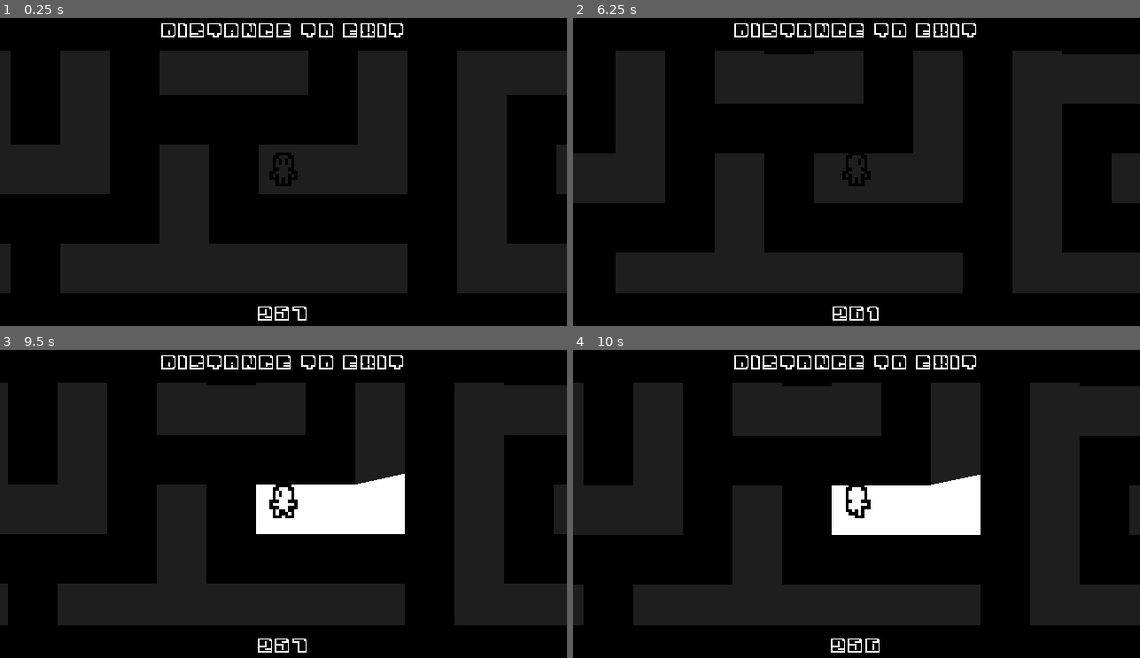
Above: before the commit, frames 1-4 (two rows, left to right).
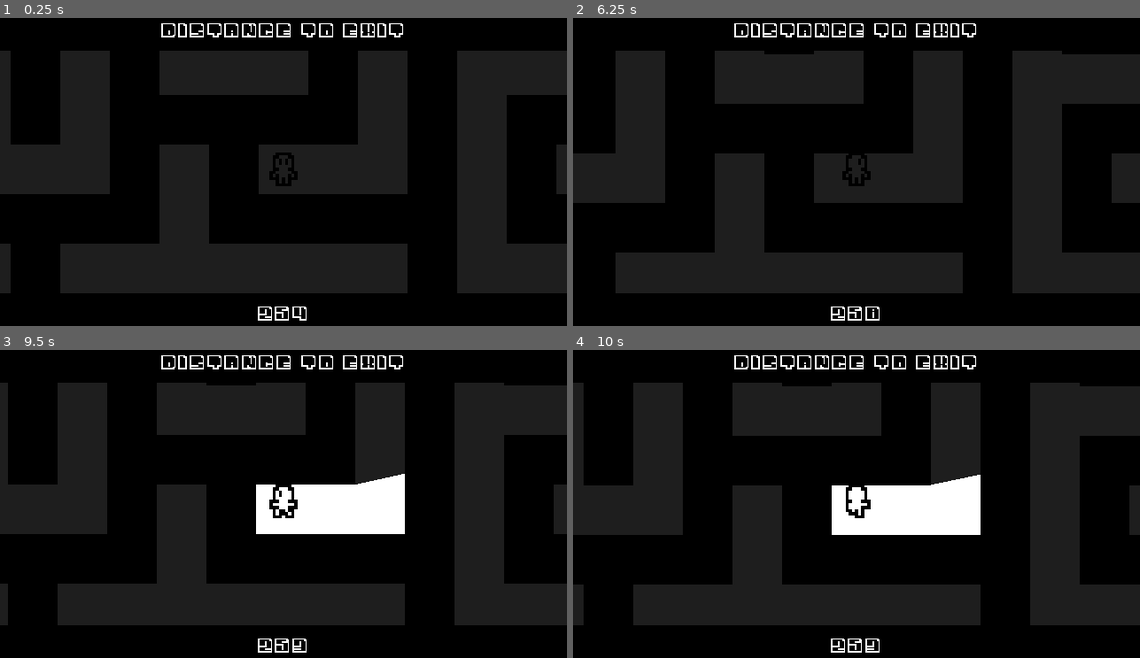
Above: after the commit, the same moments.

Repository: CasBogart/MINOTAUR
Game: Godot game, scene res://src/labyrinth.tscn
Same seed, same stepped clock (60 frames per second), same inputs: the game is played once before the commit and once after it.
Inputs:
- Up to frame 1 (0.25 s): no input
- Up to frame 2 (6.25 s): tap Enter at 0.5, 2, 3.5 s; hold Shift (run) 0.53-1.28 s; hold W (move_up) 0.53-5.78 s; tap Space (lantern_interact) at 1.25, 1.35, 2.75, 3.6, 4.25, 5.85 s; tap Shift (run) at 1.55, 2.85, 4.35, 6.05 s; hold Shift (run) 2.03-2.78 s; hold Shift (run) 3.53-4.28 s; hold Shift (run) 5.03-5.78 s; hold D (move_right) from 5.78 s (still down)
- Up to frame 3 (9.5 s): release D (move_right) at 6.53 s; hold Shift (run) 6.53-7.28 s; hold W (move_up) 6.53-8.78 s; tap Shift (run) at 7.35, 8.85 s; hold Shift (run) 8.03-8.78 s; tap Space (lantern_interact) at 8.1 s; hold A (move_left) from 8.78 s (still down)
- Up to frame 4 (10 s): release A (move_left) at 9.53 s; hold W (move_up) from 9.53 s (still down); hold Shift (run) from 9.53 s (still down)

The runs differ from the first frame. In frame 1, less than 0.1% of the frame differs, in the area x 51-54%, y 93-99%; in frame 2, 0.2%, in the area x 45-55%, y 93-99%; in frame 3, less than 0.1%; in frame 4, less than 0.1%.

Commit message:
some more bullshit ider

Diff:
--- a/common/minotaur/minotaur.gd
+++ b/common/minotaur/minotaur.gd
@@ -7,6 +7,7 @@
 @onready var search_area: Area2D = $SearchArea
 @onready var search_timer: Timer = $SearchTimer
 @onready var distract_timer: Timer = $DistractTimer
+@onready var follow_timer: Timer = $StateMachine/FollowTimer
 @onready var state_machine: StateMachine = $StateMachine
 @onready var collider: Area2D = $DeadEndCollider
 
@@ -23,6 +24,11 @@
 func _process(delta: float) -> void:
 	state_machine.process(delta)
 
+	if not state_machine.current_state == PursueState or (state_machine.current_state == FollowState and not nav_agent.target_position == get_tree().get_first_node_in_group("minotarget").position):
+		collider.monitoring = false
+	else:
+		collider.monitoring = true
+
 func _physics_process(delta: float) -> void:
 	state_machine.process_physics(delta)
 	raycast.target_position = (get_tree().get_first_node_in_group("minotarget").position - self.position)
@@ -34,20 +40,22 @@
 func _on_search_timer_timeout() -> void:
 	current_raycast_collider = raycast.get_collider()
 
-	if current_raycast_collider is CharacterBody2D and (current_raycast_collider.lantern.enabled or current_raycast_collider.velocity > Vector2(0, 0)) and not state_machine.current_state == PursueState:
+	if current_raycast_collider is CharacterBody2D and (current_raycast_collider.lantern.enabled or current_raycast_collider.velocity > Vector2(0, 0)) and not state_machine.current_state == PursueState and ((current_raycast_collider.position - self.position).length() < 100):
 		state_machine.change_state(PursueState)
 
 # make sure this works
 func _on_distract_timer_timeout() -> void:
 	Flags.mino_distracted = false
 
-## these should really be the same function but idc
+func _on_follow_timer_timeout() -> void:
+	if Flags.player_run_state:
+		nav_agent.target_position = get_tree().get_first_node_in_group("minotarget").position
+
 func player_follow(pos: Vector2):
+	follow_timer.start()
 	if not state_machine.current_state == PursueState and not state_machine.current_state == FollowState:
-		nav_agent.target_position = pos
 		state_machine.change_state(FollowState)
-	elif not state_machine.current_state == PursueState:
-		nav_agent.target_position = pos
+	nav_agent.target_position = pos
 
 func _on_dead_end_collider_body_entered(body: Node2D) -> void:
 	if body.is_in_group("minotarget"):
--- a/common/minotaur/minotaur.tscn
+++ b/common/minotaur/minotaur.tscn
@@ -106,6 +106,7 @@
 [node name="CollisionShape2D2" type="CollisionShape2D" parent="DeadEndCollider" unique_id=236905678]
 shape = SubResource("CircleShape2D_4nr3n")
 
+[connection signal="timeout" from="StateMachine/FollowTimer" to="." method="_on_follow_timer_timeout"]
 [connection signal="body_entered" from="SearchArea" to="." method="_on_search_area_body_entered"]
 [connection signal="body_exited" from="SearchArea" to="." method="_on_search_area_body_exited"]
 [connection signal="timeout" from="SearchTimer" to="." method="_on_search_timer_timeout"]
--- a/global/flags.gd
+++ b/global/flags.gd
@@ -5,6 +5,7 @@
 
 var here_before: bool = false
 var input_paused: bool = false
+var player_run_state: bool = false
 var exit_coords: Vector2
 
 func _ready():
--- a/src/labyrinth.gd
+++ b/src/labyrinth.gd
@@ -164,18 +164,21 @@
 	if exit_neighbor[0] == 1:
 		map[0][exit_neighbor[1]] = cell_state.VISITED
 		inst(map_to_local(Vector2i(exit_neighbor[0], exit_neighbor[1])) - Vector2(8, -24), exit, 180)
+		Flags.exit_coords = map_to_local(Vector2i(exit_neighbor[0], exit_neighbor[1])) - Vector2(8, -24)
 	elif exit_neighbor[0] == 29:
 		map[30][exit_neighbor[1]] = cell_state.VISITED
 		inst(map_to_local(Vector2i(exit_neighbor[0], exit_neighbor[1])) - Vector2(-8, 24), exit)
+		Flags.exit_coords = map_to_local(Vector2i(exit_neighbor[0], exit_neighbor[1])) - Vector2(-8, 24)
 	elif exit_neighbor[1] == 1:
 		map[exit_neighbor[0]][0] = cell_state.VISITED
 		inst(map_to_local(Vector2i(exit_neighbor[0], exit_neighbor[1])) - Vector2(24, 8), exit, 270)
+		Flags.exit_coords = map_to_local(Vector2i(exit_neighbor[0], exit_neighbor[1])) - Vector2(24, 8)
 	elif exit_neighbor[1] == 29:
 		map[exit_neighbor[0]][30] = cell_state.VISITED
 		inst(map_to_local(Vector2i(exit_neighbor[0], exit_neighbor[1])) - Vector2(-24, -8), exit, 90)
+		Flags.exit_coords = map_to_local(Vector2i(exit_neighbor[0], exit_neighbor[1])) - Vector2(-24, -8)
 
 	has_exit = true
-	Flags.exit_coords = map_to_local(Vector2(exit_neighbor[0], exit_neighbor[1]))
 
 func draw_map(map: Array):
 	for i in map.size():
--- a/src/statemachine/minotaur2dstate/minoFollow.gd
+++ b/src/statemachine/minotaur2dstate/minoFollow.gd
@@ -4,7 +4,7 @@
 @export var PursueState: State
 @export var IdleState: State
 
-@onready var followTimer: Timer = $"../FollowTimer"
+@onready var follow_timer: Timer = $"../FollowTimer"
 var run_speed: int = 1000
 var max_distance: int
 
@@ -14,10 +14,9 @@
 	if Flags.level == 3:
 		run_speed = 1200
 	max_distance = 1000
-	followTimer.start()
 
 func exit():
-	pass
+	follow_timer.stop()
 
 func process_input(_event: InputEvent) -> State:
 	return null
--- a/src/statemachine/minotaur2dstate/minoPursue.gd
+++ b/src/statemachine/minotaur2dstate/minoPursue.gd
@@ -5,7 +5,7 @@
 @export var FollowState: State
 
 @onready var pursueTimer: Timer = $"../PursueTimer"
-var run_speed: int = 1500
+var run_speed: int = 1000 + (Flags.level * 150)
 
 func enter():
 	if Flags.level == 3:
--- a/src/statemachine/minotaur2dstate/minoSearch.gd
+++ b/src/statemachine/minotaur2dstate/minoSearch.gd
@@ -4,12 +4,12 @@
 @export var PursueState: State
 @export var FollowState: State
 
-var search_speed: int = 800
+var search_speed: int = 800 + (Flags.level * 150)
 
 func enter():
 	parent.nav_agent.target_position = get_tree().get_first_node_in_group("minotarget").position
-	parent.nav_agent.target_position.x += randi_range(-70, 70)
-	parent.nav_agent.target_position.y += randi_range(-70, 70)
+	parent.nav_agent.target_position.x += randi_range(-50, 50)
+	parent.nav_agent.target_position.y += randi_range(-50, 50)
 
 func exit():
 	pass
--- a/src/statemachine/player2dstate/playerRun.gd
+++ b/src/statemachine/player2dstate/playerRun.gd
@@ -8,8 +8,10 @@
 func enter():
 	SignalBus.emit_signal("player_running", parent.position)
 	run_timer.start()
+	Flags.player_run_state = true
 
 func exit():
+	Flags.player_run_state = false
 	run_timer.stop()
 
 func process_input(_event: InputEvent) -> State:
